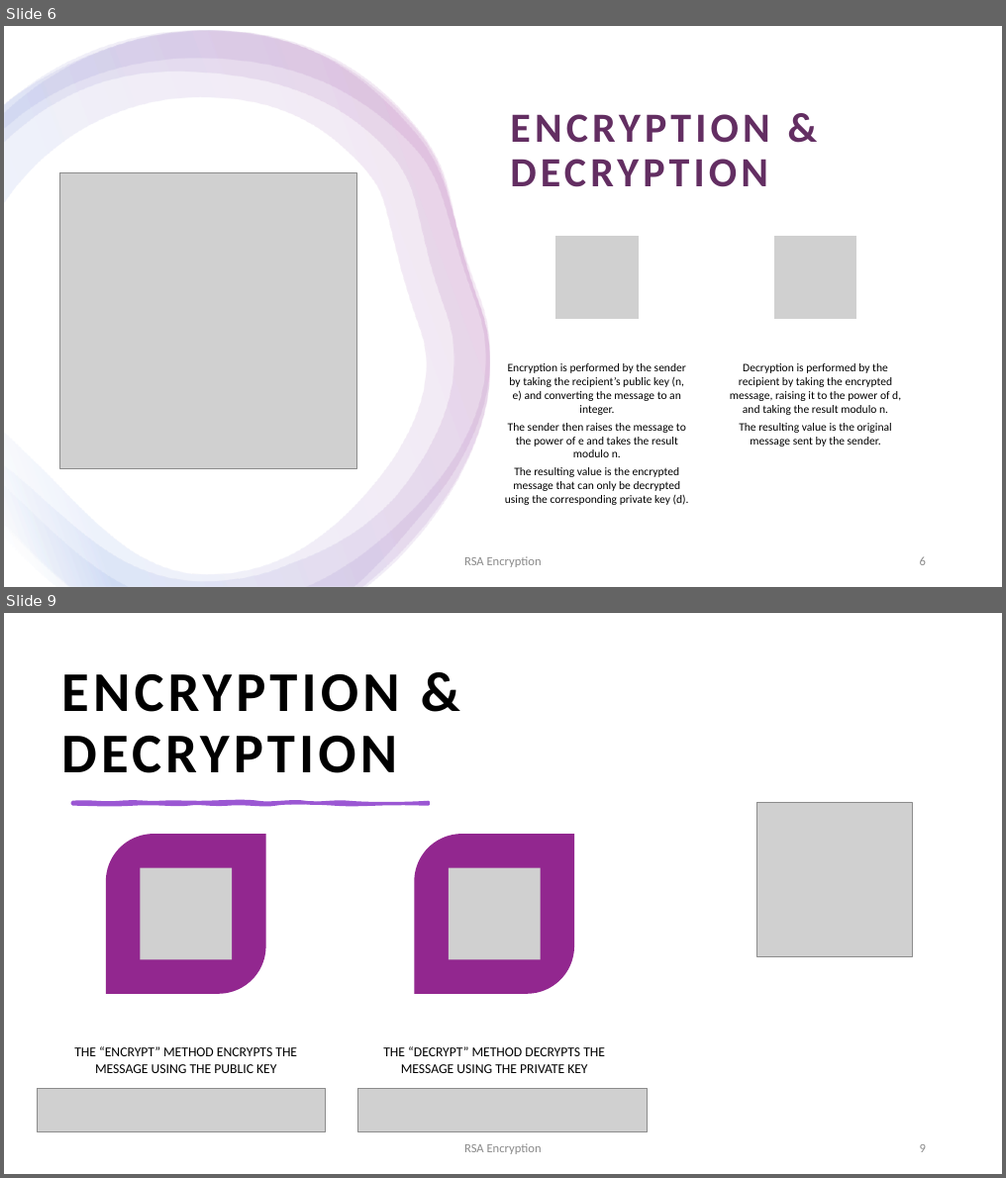
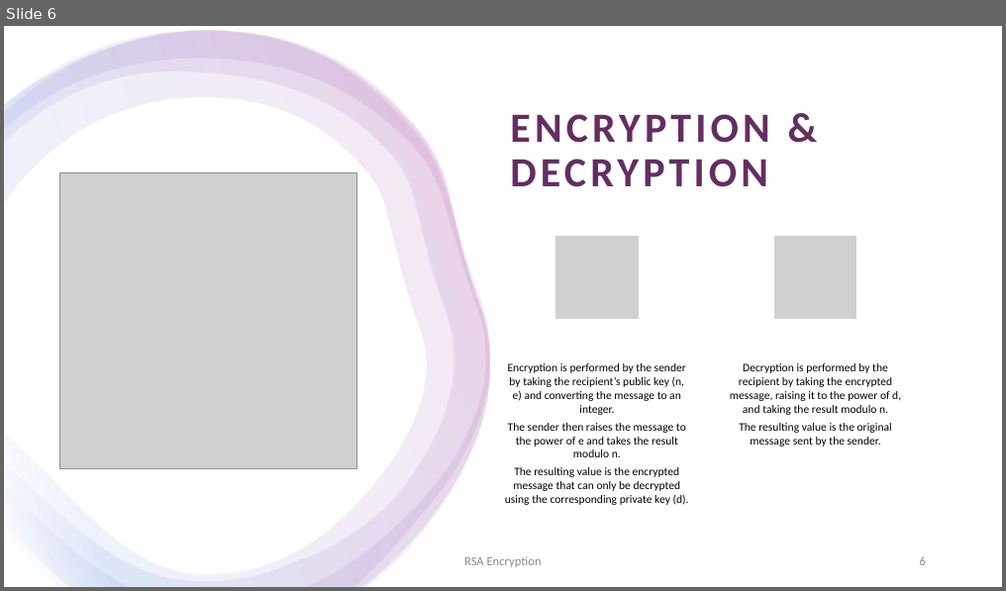
Before and after one commit to tpmcaloon/University, a slide deck: SecurityAndEncryption/RSAEncryptionPresentation.pptx. Shown one above the other, each under a label of ours: slides 6 and 9 before the commit, slide 6 after it; the slides between them are not shown. The pictures are 1006x1178 and 1006x591 pixels, drawn with LibreOffice and Linux fonts; fonts in the diff are those of the drawing; grey boxes stand for pictures. Boxes give left, top, right and bottom in pixels: in the first picture for what was removed or moved away, otherwise in the second. Text is boxed around its words. In the diff, an @@ line names an element or a change of style, - is before the commit and + after.

Commit message:
Security & Encryption Presentation and Assignment

```diff
--- a/SecurityAndEncryption/RSAEncryptionPresentation.pptx
+++ b/SecurityAndEncryption/RSAEncryptionPresentation.pptx
@@ slide 9 removed at [4,613,1002,1174], background #FFFFFF; not listed: 1 template element that a slide beside it also shows @@
@@ rectangle removed at [4,613,1002,1174] @@
@@ title removed at [61,674,399,773] @@
-ENCRYPTION & DECRYPTION
@@ freeform shape removed at [73,802,429,804] @@
@@ picture removed at [757,802,912,958] @@
@@ group removed at [74,834,605,1073]: 2 round diag rects, 2 pictures, 2 texts @@
-THE “ENCRYPT” METHOD ENCRYPTS THE MESSAGE USING THE PUBLIC KEY
-THE “DECRYPT” METHOD DECRYPTS THE MESSAGE USING THE PRIVATE KEY
@@ picture removed at [37,1088,326,1133] @@
@@ picture removed at [358,1088,648,1133] @@
@@ text removed at [464,1144,542,1155] @@
-RSA Encryption
@@ page number removed at [920,1145,926,1153] @@
-9
```
Also in this commit, not shown: 2 slides changed, 11 slides added, 4 other slides removed, 2 other files.
